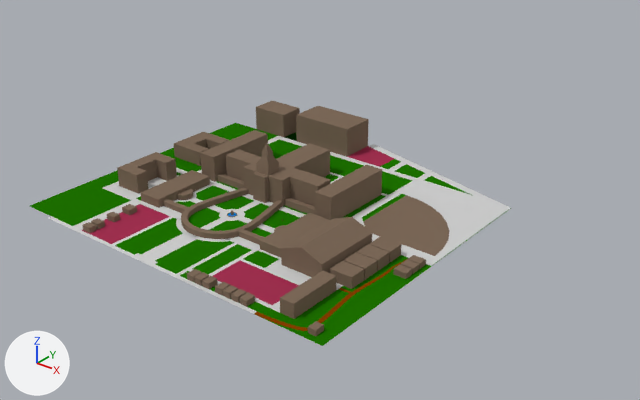
The Blender file assets/ui/tracen/tracen-academy.blend, before and after one commit.
Camera for both pictures: a camera (50 mm lens) standing at (49.3, -50.9, 33.8) and looking at (0.6, 10.0, -4.0). The axes (+X, +Y, +Z) are drawn at lower left. The lights are the same throughout.

Objects in the first picture: 'default', 'default-col', 'dirt-col', 'grass-col', 'path-col', 'path_nopathfinding-col', 'red-col'.
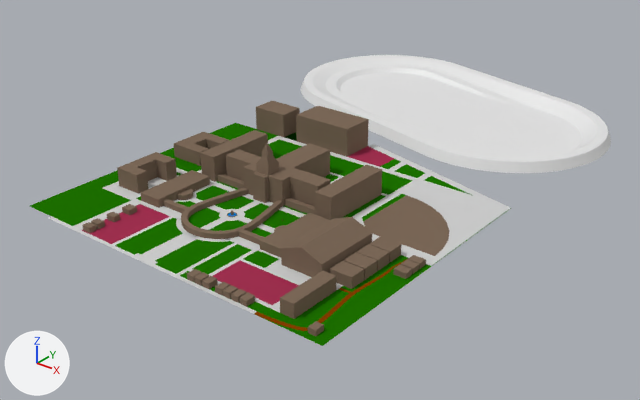
What changed in the scene script:
```text
Add me_circle_014:
    me_circle_014.from_pydata(...)  # 1440 vertices, 996 faces, 198 loose edges; spans x -27.8..11.0, y -11.0..11.0, z 0.0..1.0
Add ob_circle:
    ob_circle = bpy.data.objects.new('Circle', me_circle_014)
    ob_circle.location = (10.02, 28.47, 0.0)
    ob_circle.rotation_euler = (0.0, 0.0, -0.244)  # degrees (0, 0, -14)
```

Location of each change, [x1, y1, x2, y2] in pixels of the pictures (640 x 400 px):
'Circle', added
    after: [301, 55, 611, 173]
